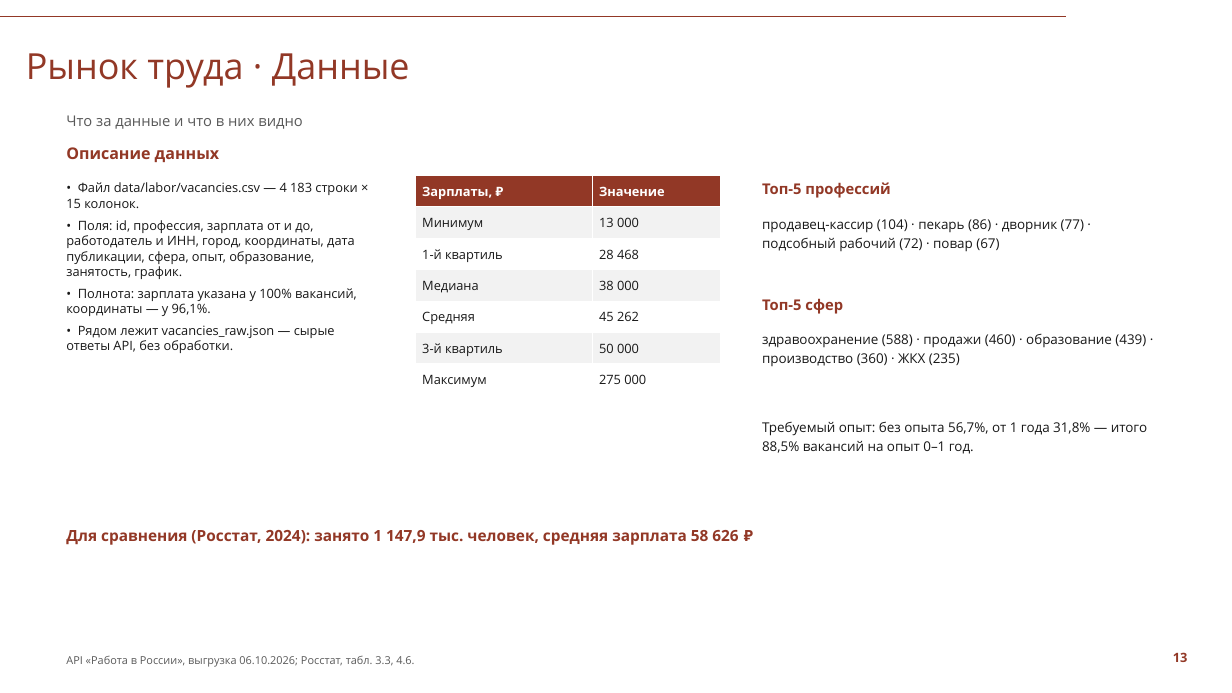
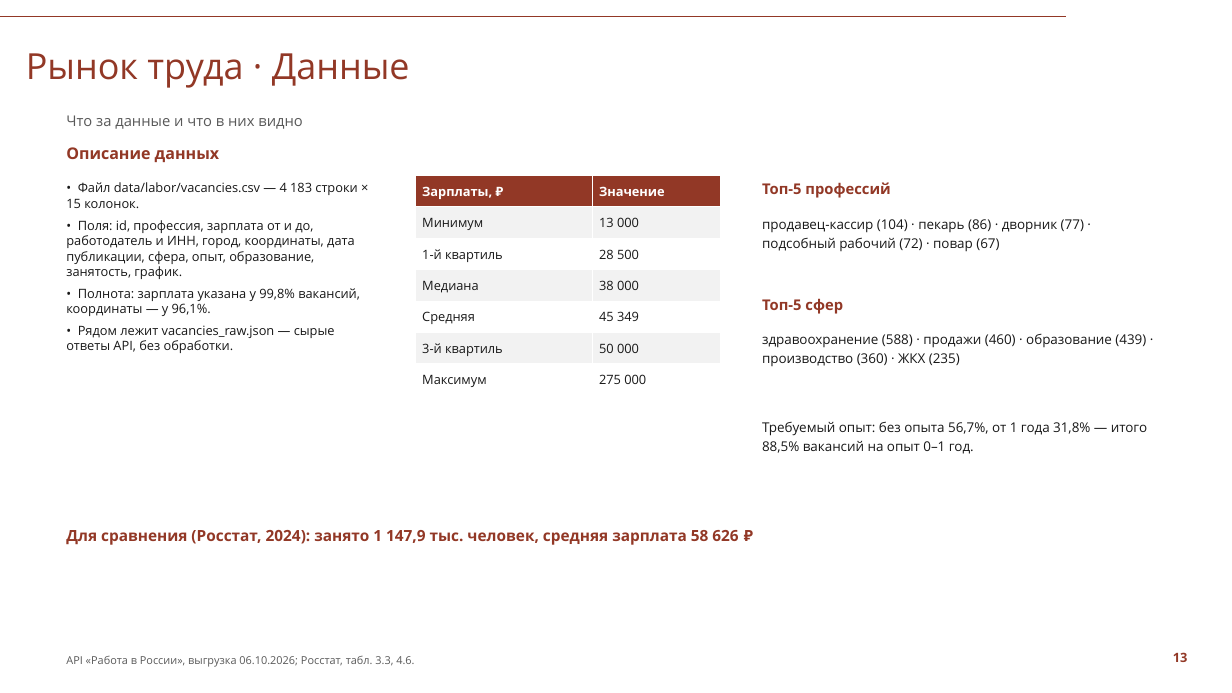
Before and after one commit to Seabas1/Analysis-of-regions, a slide deck: slide 13 of Саратовская_область_презентация_СПбГУ.pptx. Drawn at 1232x693 pixels with LibreOffice and Linux fonts; fonts in the diff are those of the drawing; background and template pictures are left out. Boxes give left, top, right and bottom in pixels: in the first picture for what was removed or moved away, otherwise in the second. Text is boxed around its words. In the diff, an @@ line names an element or a change of style, - is before the commit and + after.

```diff
--- a/Саратовская_область_презентация_СПбГУ.pptx
+++ b/Саратовская_область_презентация_СПбГУ.pptx
@@ table at <box>416,176,721,396</box> @@
-row 3, column 2: 28 468
+row 3, column 2: 28 500
-row 5, column 2: 45 262
+row 5, column 2: 45 349
@@ text at <box>66,288,360,316</box>: text changed @@
-• Полнота: зарплата указана у 100% вакансий, координаты — у 96,1%.
+• Полнота: зарплата указана у 99,8% вакансий, координаты — у 96,1%.
```
Also in this commit, not shown: 3 other slides changed, 26 other files.
